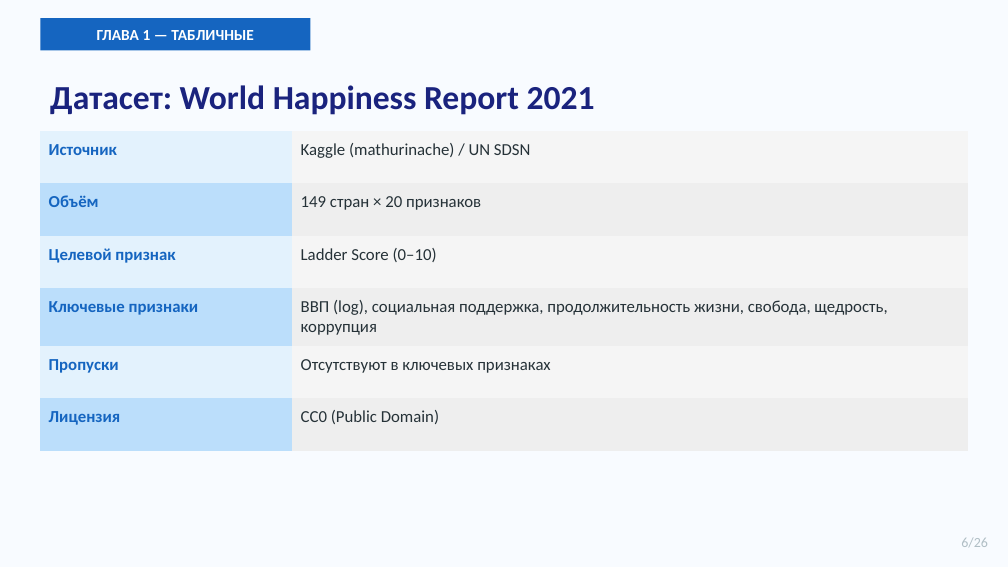
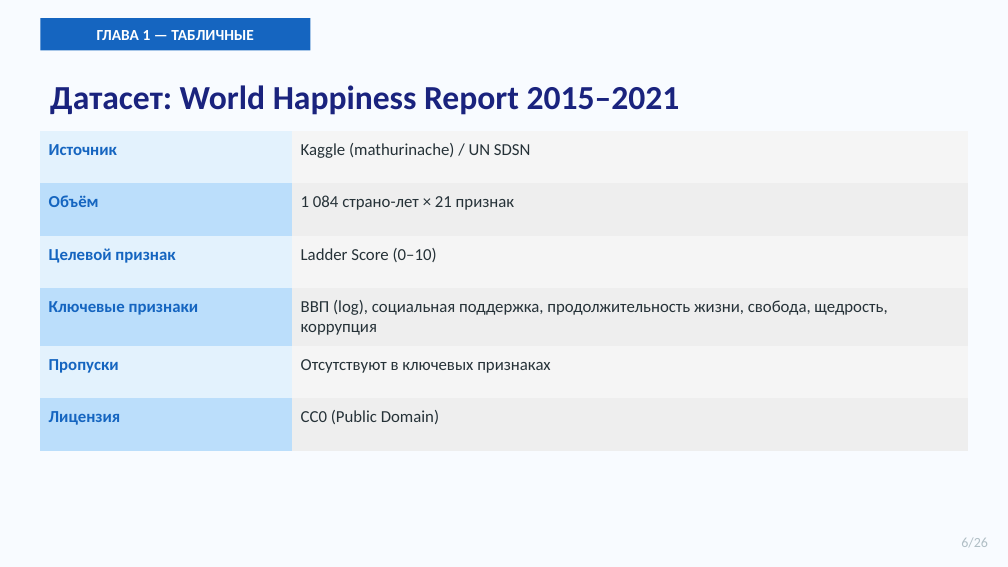
Before and after one commit to ERICSON535/coursework-data-analysis, a slide deck: slide 6 of Prezentaciya_Uryashev_ET103.pptx. Drawn at 1008x567 pixels with LibreOffice and Linux fonts; fonts in the diff are those of the drawing. Boxes give left, top, right and bottom in pixels: in the first picture for what was removed or moved away, otherwise in the second. Text is boxed around its words. In the diff, an @@ line names an element or a change of style, - is before the commit and + after.

```diff
--- a/Prezentaciya_Uryashev_ET103.pptx
+++ b/Prezentaciya_Uryashev_ET103.pptx
@@ text at box(50, 85, 680, 115): text changed @@
-Датасет: World Happiness Report 2021
+Датасет: World Happiness Report 2015–2021
@@ table at box(40, 131, 968, 429) @@
-row 2, column 2: 149 стран × 20 признаков
+row 2, column 2: 1 084 страно-лет × 21 признак
```
Also in this commit, not shown: 9 other slides changed, 5 slides added, 3 other files.
